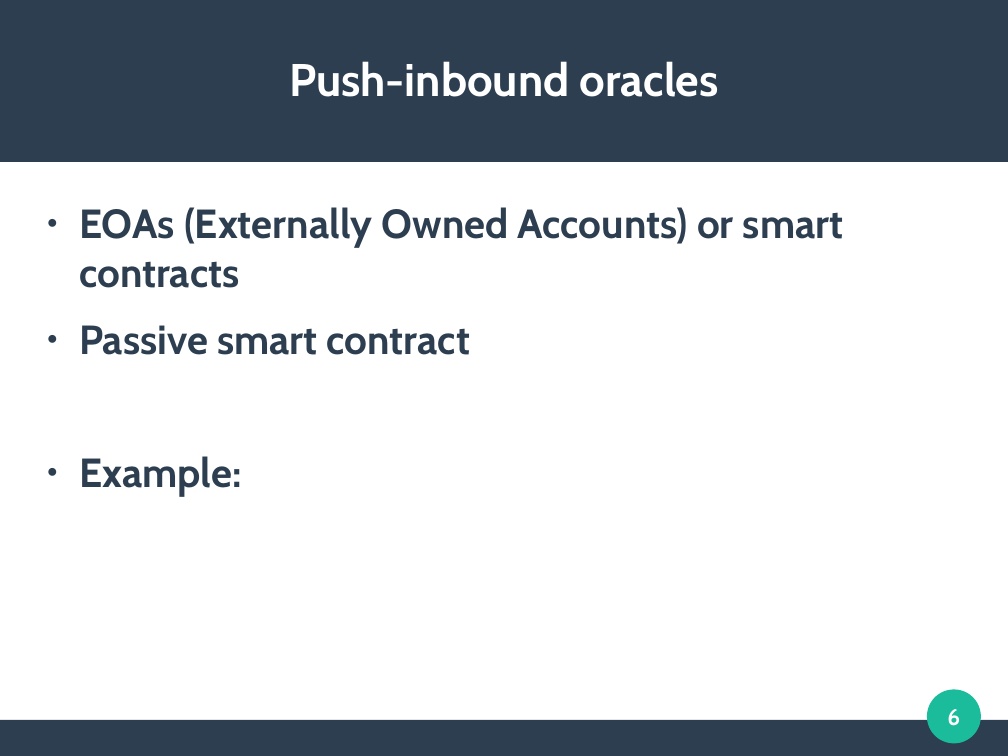
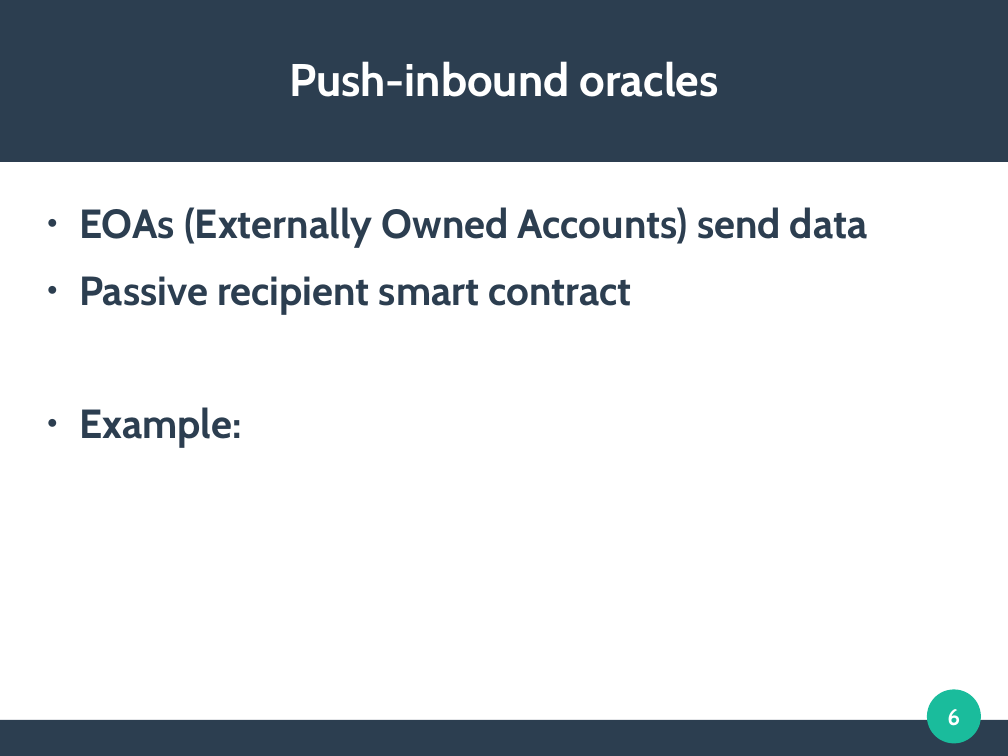
Before and after one commit to mbettinger/OT4-Lecture, a slide deck: slide 6 of Presentation - Oracles.odp. Drawn at 1008x756 pixels with LibreOffice and Linux fonts; fonts in the diff are those of the drawing. Boxes give left, top, right and bottom in pixels: in the first picture for what was removed or moved away, otherwise in the second. Text is boxed around its words. In the diff, an @@ line names an element or a change of style, - is before the commit and + after.

```diff
--- a/Presentation - Oracles.odp
+++ b/Presentation - Oracles.odp
@@ text at (79,207,867,314): text changed @@
-● EOAs (Externally Owned Accounts) or smart contracts
-● Passive smart contract
+● EOAs (Externally Owned Accounts) send data
+● Passive recipient smart contract
```
Also in this commit, not shown: 6 other slides changed, 2 slides added, 2 slides removed, 4 other files.
